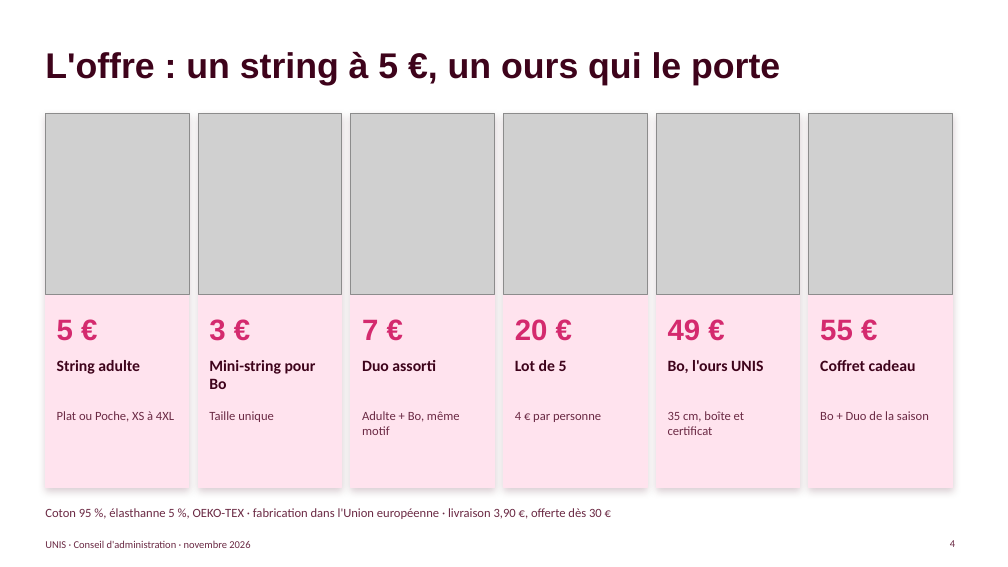
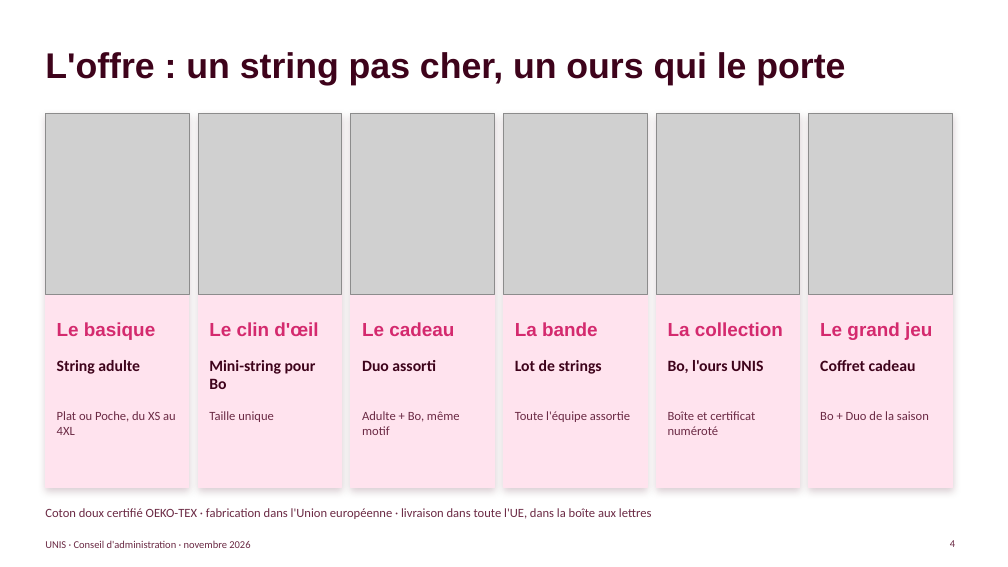
Before and after one commit to kilian-xanadou/unis, a slide deck: slide 4 of docs/UNIS-presentation-conseil.pptx. Drawn at 1008x567 pixels with LibreOffice and Linux fonts; fonts in the diff are those of the drawing; grey boxes stand for pictures. Boxes give left, top, right and bottom in pixels: in the first picture for what was removed or moved away, otherwise in the second. Text is boxed around its words. In the diff, an @@ line names an element or a change of style, - is before the commit and + after.

```diff
--- a/docs/UNIS-presentation-conseil.pptx
+++ b/docs/UNIS-presentation-conseil.pptx
@@ title at (x1=45, y1=52, x2=845, y2=85): text changed @@
-L'offre : un string à 5 €, un ours qui le porte
+L'offre : un string pas cher, un ours qui le porte
@@ text at (x1=57, y1=322, x2=155, y2=340): text changed; size 28 to 18 pt @@
-5 €
+Le basique
@@ text at (x1=209, y1=322, x2=318, y2=336): text changed; size 28 to 18 pt @@
-3 €
+Le clin d'œil
@@ text at (x1=362, y1=322, x2=454, y2=336): text changed; size 28 to 18 pt @@
-7 €
+Le cadeau
@@ text at (x1=515, y1=322, x2=598, y2=336): text changed; size 28 to 18 pt @@
-20 €
+La bande
@@ text at (x1=668, y1=322, x2=783, y2=336): text changed; size 28 to 18 pt @@
-49 €
+La collection
@@ text at (x1=820, y1=322, x2=932, y2=340): text changed; size 28 to 18 pt @@
-55 €
+Le grand jeu
@@ text at (x1=515, y1=360, x2=602, y2=374): text changed @@
-Lot de 5
+Lot de strings
@@ text at (x1=57, y1=411, x2=176, y2=435): text changed @@
-Plat ou Poche, XS à 4XL
+Plat ou Poche, du XS au 4XL
@@ text at (x1=515, y1=411, x2=630, y2=422): text changed @@
-4 € par personne
+Toute l'équipe assortie
@@ text at (x1=668, y1=411, x2=755, y2=435): text changed @@
-35 cm, boîte et certificat
+Boîte et certificat numéroté
@@ text at (x1=45, y1=508, x2=651, y2=519): text changed @@
-Coton 95 %, élasthanne 5 %, OEKO-TEX · fabrication dans l'Union européenne · livraison 3,90 €, offerte dès 30 €
+Coton doux certifié OEKO-TEX · fabrication dans l'Union européenne · livraison dans toute l'UE, dans la boîte aux lettres
```
Also in this commit, not shown: 10 other slides changed, 2 slides removed.
